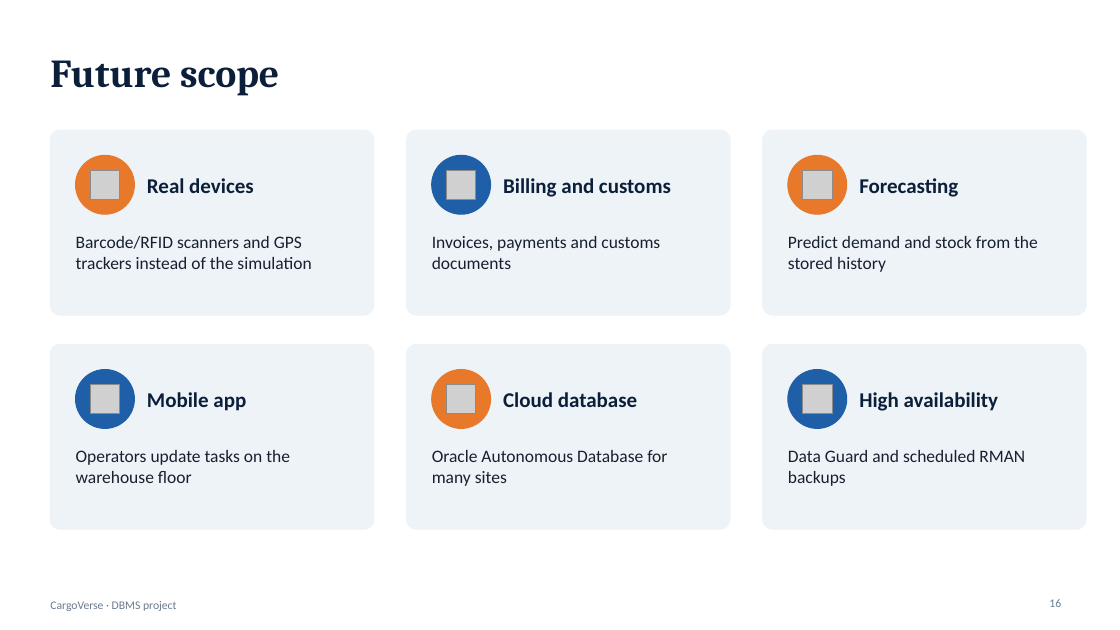
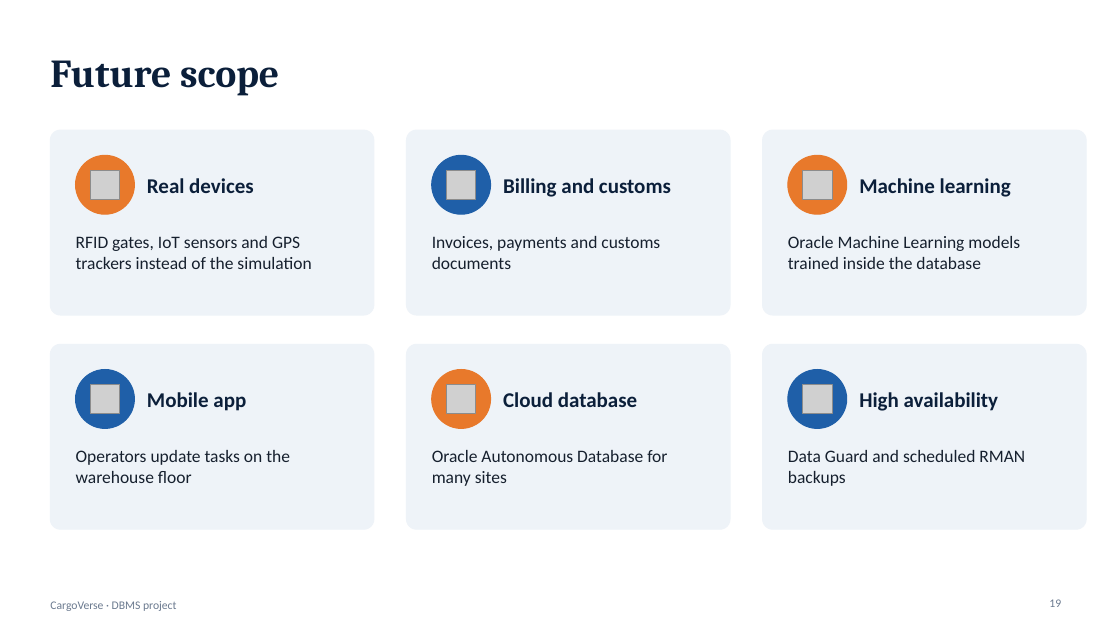
Before and after one commit to Vishal-S007/CargoVerse, a slide deck: slide 19 of docs/CargoVerse-Presentation.pptx (slide 16 before the commit). Drawn at 1120x630 pixels with LibreOffice and Linux fonts; fonts in the diff are those of the drawing; grey boxes stand for pictures. Boxes give left, top, right and bottom in pixels: in the first picture for what was removed or moved away, otherwise in the second. Text is boxed around its words. In the diff, an @@ line names an element or a change of style, - is before the commit and + after.

```diff
--- a/docs/CargoVerse-Presentation.pptx
+++ b/docs/CargoVerse-Presentation.pptx
@@ text at [859,178,1011,197]: text changed @@
-Forecasting
+Machine learning
@@ text at [76,236,311,269]: text changed @@
-Barcode/RFID scanners and GPS trackers instead of the simulation
+RFID gates, IoT sensors and GPS trackers instead of the simulation
@@ text at [788,236,1020,269]: text changed @@
-Predict demand and stock from the stored history
+Oracle Machine Learning models trained inside the database
```
Also in this commit, not shown: 5 other slides changed, 3 slides added, 8 other files.
